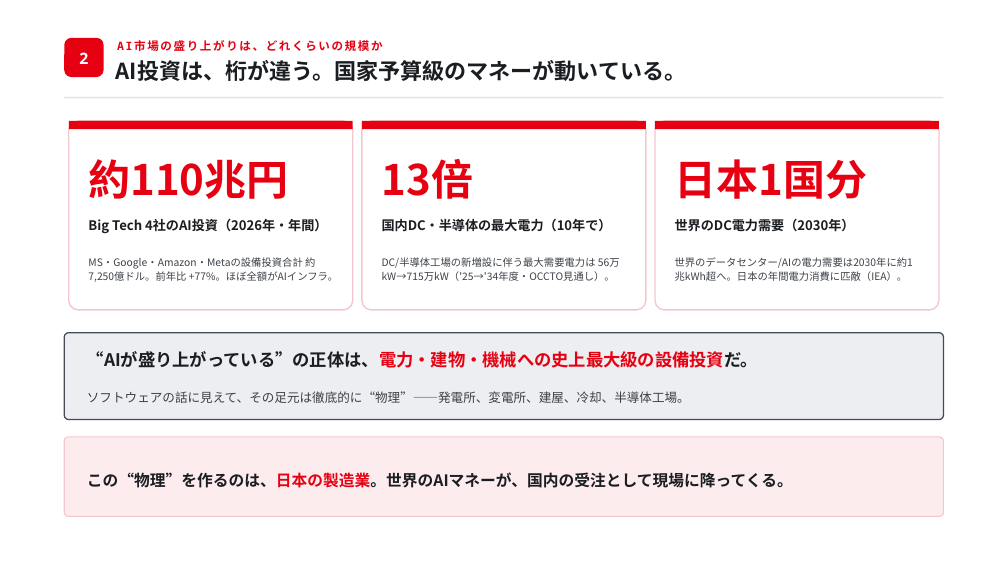
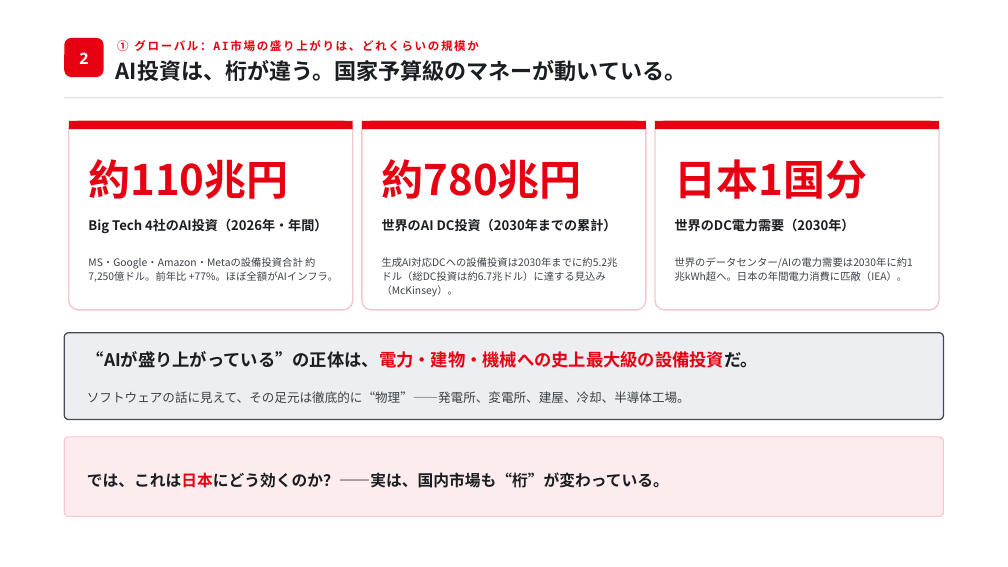
Before and after one commit to kogit834/AI-valuechain, a slide deck: slide 3 of output/andpad_soukai_ai_deck.pptx. Drawn at 1008x567 pixels with LibreOffice and Linux fonts; fonts in the diff are those of the drawing. Boxes give left, top, right and bottom in pixels: in the first picture for what was removed or moved away, otherwise in the second. Text is boxed around its words. In the diff, an @@ line names an element or a change of style, - is before the commit and + after.

```diff
--- a/output/andpad_soukai_ai_deck.pptx
+++ b/output/andpad_soukai_ai_deck.pptx
@@ text at (117,40,478,51): text changed @@
-AI市場の盛り上がりは、どれくらいの規模か
+① グローバル：AI市場の盛り上がりは、どれくらいの規模か
@@ text at (382,159,582,199): text changed @@
-13倍
+約780兆円
@@ text at (382,219,617,232): text changed @@
-国内DC・半導体の最大電力（10年で）
+世界のAI DC投資（2030年までの累計）
@@ text at (382,257,618,297): text changed @@
-DC/半導体工場の新増設に伴う最大需要電力は 56万kW→715万kW（'25→'34年度・OCCTO見通し）。
+生成AI対応DCへの設備投資は2030年までに約5.2兆ドル（総DC投資は約6.7兆ドル）に達する見込み（McKinsey）。
@@ text at (87,472,669,488): text changed @@
-この“物理”を作るのは、日本の製造業。世界のAIマネーが、国内の受注として現場に降ってくる。
+では、これは日本にどう効くのか？——実は、国内市場も“桁”が変わっている。
```
Also in this commit, not shown: 3 other slides changed, 1 slide added, 1 other file.
